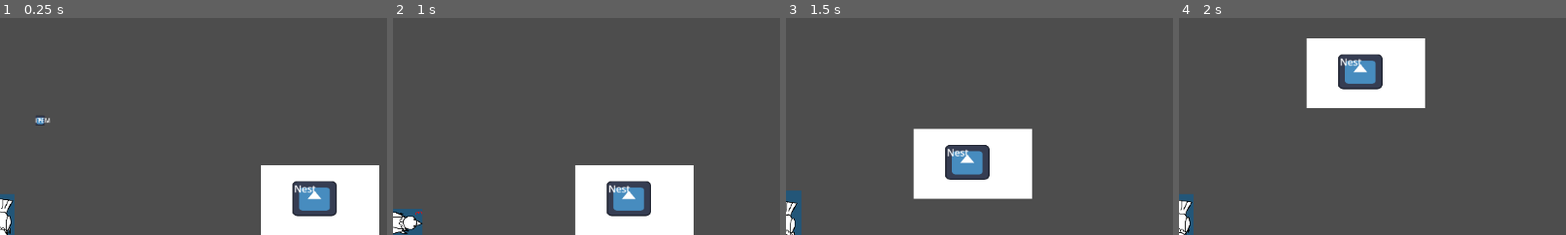
Above: before the commit, frames 1-4 (left to right).
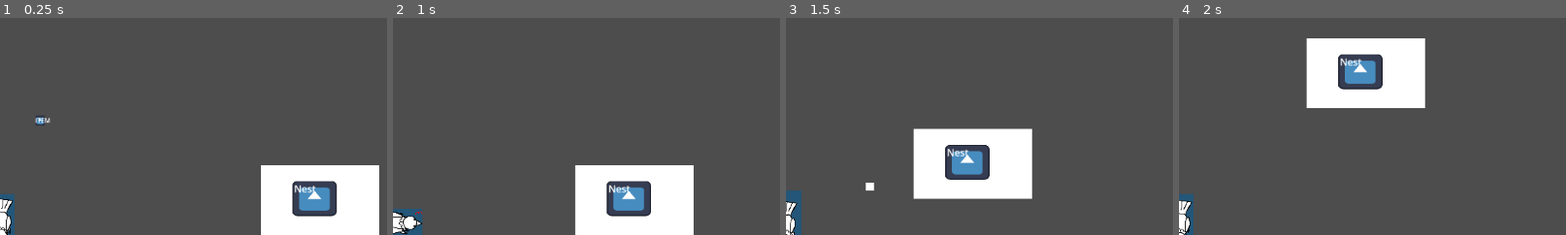
Above: after the commit, the same moments.

Repository: PiponcheDev/Chunky-Chick
Game: Godot game, scene res://Main.tscn
Two runs of this game, one before a commit and one after it. Both use one fixed random seed, a clock stepped at 60 frames per second and the inputs below. The engine's default icon, where the game draws it, is replaced by a stand-in: a white triangle on a blue panel in a dark square.
Inputs (mouse positions are % of the whole screen's width and height, from its top left):
- Up to frame 1 (0.25 s): no input
- Up to frame 2 (1 s): tap Enter at 0.5 s; move the mouse to (72, 45) at 0.52 s; hold D (walk_right) from 0.53 s (still down); hold Space (shoot) from 0.53 s (still down); click (72, 45) at 0.67 s; tap L (unlock_ability_temp) at 0.8 s
- Up to frame 3 (1.5 s): move the mouse to (30, 55) at 1.27 s; release D (walk_right) at 1.28 s; release Space (shoot) at 1.28 s; hold S (walk_down) from 1.28 s (still down); tap L (unlock_ability_temp) at 1.35 s
- Up to frame 4 (2 s): keep holding S (walk_down); tap Space (shoot) at 1.55 s
The pictures show only the part of the screen within x 50-100%, y 3-53%; the shares and areas given below are measured in that part.

Frames 1-2 are identical in both runs. In frame 3, less than 0.1% of the frame differs, in the area x 20-23%, y 75-80%; in frame 4, nothing differs.

Commit message:
added cooldown

Diff:
--- a/chunky-chick/src/scripts/player.gd
+++ b/chunky-chick/src/scripts/player.gd
@@ -27,6 +27,8 @@
 # Shooting
 var last_dir: Vector2 = Vector2.DOWN
 var bomb_bullets_unlocked: bool = false
+var cooldown: float = 0
+var cooldown_multiplier: float = 1
 
 # Carried item
 var carried_item: Node = null
@@ -45,6 +47,7 @@
 
 func _physics_process(delta: float) -> void:
 	direction = Input.get_vector("walk_left", "walk_right", "walk_up", "walk_down").normalized()
+	cooldown -= delta
 
 	match current_state:
 		PlayerState.MOVING:
@@ -119,8 +122,10 @@
 					emit_signal("carried_item_changed", true)
 					break
 
+# --- Shooting system ---
 func _handle_shooting():
-	if Input.is_action_just_pressed("shoot"):
+	if Input.is_action_pressed("shoot") and cooldown <= 0:
+		cooldown = 0.6 * cooldown_multiplier
 		var bullet = BULLET_SCENE.instantiate()
 		get_tree().current_scene.add_child(bullet)
 		bullet.global_position = global_position
@@ -142,4 +147,5 @@
 func unlock_ability() -> void:
 	if Input.is_action_just_pressed("unlock_ability_temp"):
 		bomb_bullets_unlocked = true
+		cooldown_multiplier = 0.6
 		print("unlocked")
